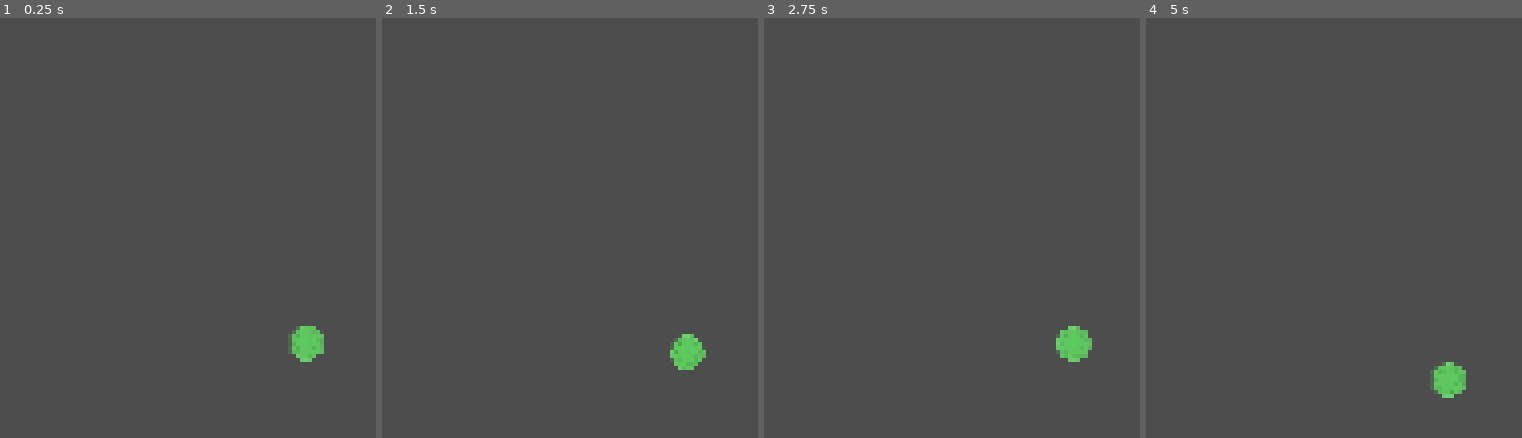
Above: before the commit, frames 1-4 (left to right).
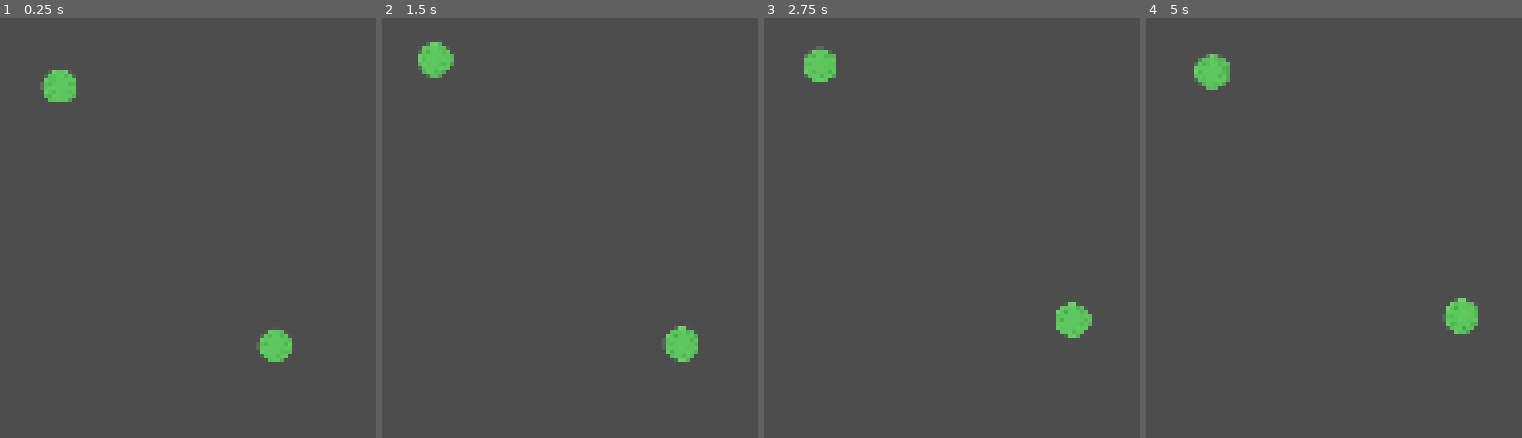
Above: after the commit, the same moments.

Repository: AndiReich/FachpraktikumMultiagentensystem
Game: Godot game, scene res://scenes/test_main_scene.tscn
Two runs of this game, one before a commit and one after it. Both use one fixed random seed, a clock stepped at 60 frames per second and the inputs below. Before the commit the project starts from res://scenes/agents/virusTest.tscn.
Inputs:
- Up to frame 1 (0.25 s): no input
- Up to frame 2 (1.5 s): tap Enter at 0.5 s; tap Space at 1.25 s
- Up to frame 3 (2.75 s): no input
- Up to frame 4 (5 s): tap Enter at 2.75, 4.25 s; tap Space at 3.5 s

The runs differ from the first frame. In frame 1, 1.8% of the frame differs, in the area x 10-87%, y 12-82%; in frame 2, 1.1%; in frame 3, 1.6%; in frame 4, 1.9%, in the area x 12-89%, y 8-91%.

Commit message:
Refactored setting tiles based on emante pattern.

Diff:
--- a/project.godot
+++ b/project.godot
@@ -11,7 +11,7 @@
 [application]
 
 config/name="Fachpraktikum Multiagentensystem"
-run/main_scene="res://scenes/agents/virusTest.tscn"
+run/main_scene="res://scenes/test_main_scene.tscn"
 config/features=PackedStringArray("4.1", "Forward Plus")
 config/icon="res://icon.svg"
 
--- a/scenes/test_main_scene.tscn
+++ b/scenes/test_main_scene.tscn
@@ -9,4 +9,8 @@
 
 [node name="TileMapController" parent="." instance=ExtResource("2_r5bkj")]
 
+[node name="Virus2" parent="." instance=ExtResource("1_o16ro")]
+position = Vector2(431, 294)
+
 [connection signal="antigen_emanate" from="Virus" to="TileMapController" method="_on_virus_antigen_emanate"]
+[connection signal="antigen_emanate" from="Virus2" to="TileMapController" method="_on_virus_antigen_emanate"]
--- a/src/controller/tilemapController.gd
+++ b/src/controller/tilemapController.gd
@@ -1,9 +1,11 @@
 class_name TileMapController extends TileMap
 
 
-var grid_state = []
-var patterns_loaded = false
-var cell_pattern_dict = {}
+var grid_state = [] # type hints for nested collections are not supported yet...
+var patterns_loaded: bool = false
+var cell_pattern_dict: Dictionary = {}
+var grid_size_x: int
+var grid_size_y: int
 
 
 func _enter_tree():
@@ -19,18 +21,17 @@
 	var cell_size : Vector2i = self.tile_set.tile_size
 	var viewport_size : Vector2i = self.get_viewport_rect().size
 
-	var grid_size_x : int = viewport_size.x / cell_size.x
-	var grid_size_y : int = viewport_size.y / cell_size.y
+	grid_size_x = viewport_size.x / cell_size.x
+	grid_size_y = viewport_size.y / cell_size.y
 
 	for x in grid_size_x:
 		grid_state.append([])
 		for y in grid_size_y:
-			grid_state[x].append(0)
+			grid_state[x].append(0.0)
 
 func _on_virus_antigen_emanate(cell_position : Vector2, type_id: Cell.TYPES):
 	var map_position : Vector2i = self.local_to_map(cell_position)
 	set_pattern_by_cell_type(map_position, type_id)
-
 
 func set_pattern_by_cell_type(cell_position: Vector2i, type_id: Cell.TYPES):
 	var cell_type = Cell.TYPES.find_key(type_id)
@@ -38,24 +39,22 @@
 		print_debug("Pattern of %s not found." % cell_type)
 		return
 	var pattern_matrix = cell_pattern_dict[cell_type]
+	var matrix_x_size = pattern_matrix.size()
+	var matrix_y_size = pattern_matrix[0].size()
+	var offset_x = cell_position.x - (matrix_x_size/2)
+	var offset_y = cell_position.y - (matrix_y_size/2)
 
-	var grid_positions_and_values = find_grid_positions_relative_to_cell(
-				cell_position,
-				pattern_matrix
-	)
+	for local_x in pattern_matrix.size():
+		var global_x = offset_x + local_x
+		for local_y in pattern_matrix[0].size():
+			var global_y = offset_y + local_y
+			var value = int(pattern_matrix[local_x][local_y])
+			if(is_position_valid(global_x, global_y, value)):
+				grid_state[global_x][global_y] += value
 
-	for pos_with_value in grid_positions_and_values:
-		if(is_spot_valid(pos_with_value)):
-			var pos = Vector2i(pos_with_value.x, pos_with_value.y)
-			var value_to_set = pos_with_value.z
-			set_cell(0, pos, 0, Vector2i(value_to_set-1,0))
-			grid_state[pos.x][pos.y] = value_to_set
-
-
-func is_spot_valid(next_pos: Vector3i) -> bool:
-	var x = next_pos.x
-	var y = next_pos.y
-	var value = next_pos.z
+# not that it matters, but we could check for valid positions in each loop to
+# avoid three if statements per x,y iteration in set_patter_by_cell_type
+func is_position_valid(x: int, y: int, value: float) -> bool:
 	if(x < 0 || x >= grid_state.size()):
 		return false
 	if(y < 0 || y >= grid_state[0].size()):
@@ -63,24 +62,3 @@
 	if(grid_state[x][y] >= value):
 		return false
 	return true
-
-
-func find_grid_positions_relative_to_cell(
-	cell_position: Vector2i,
-	matrix : Array
-) -> Array[Vector3i]:
-	var matrix_x_size = matrix.size()
-	var matrix_y_size = matrix[0].size()
-
-	var offset_x = cell_position.x - (matrix_x_size/2)
-	var offset_y = cell_position.y - (matrix_y_size/2)
-
-	var relative_positions = [] as Array[Vector3i]
-
-	for x in matrix_x_size:
-		for y in matrix_y_size:
-			var pos_x = offset_x + x
-			var pos_y = offset_y + y
-			var value = int(matrix[x][y])
-			relative_positions.append(Vector3i(pos_x, pos_y, value))
-	return relative_positions
